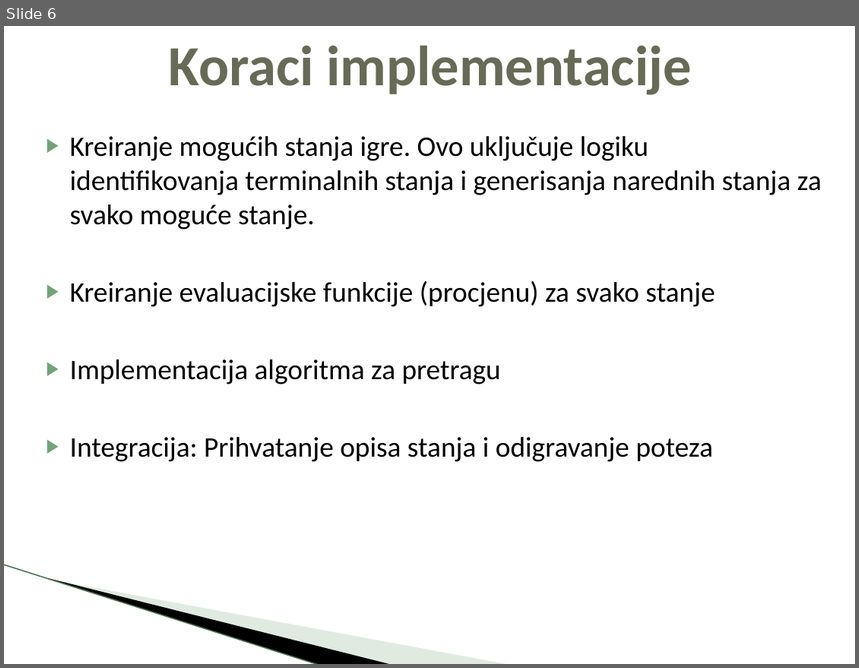
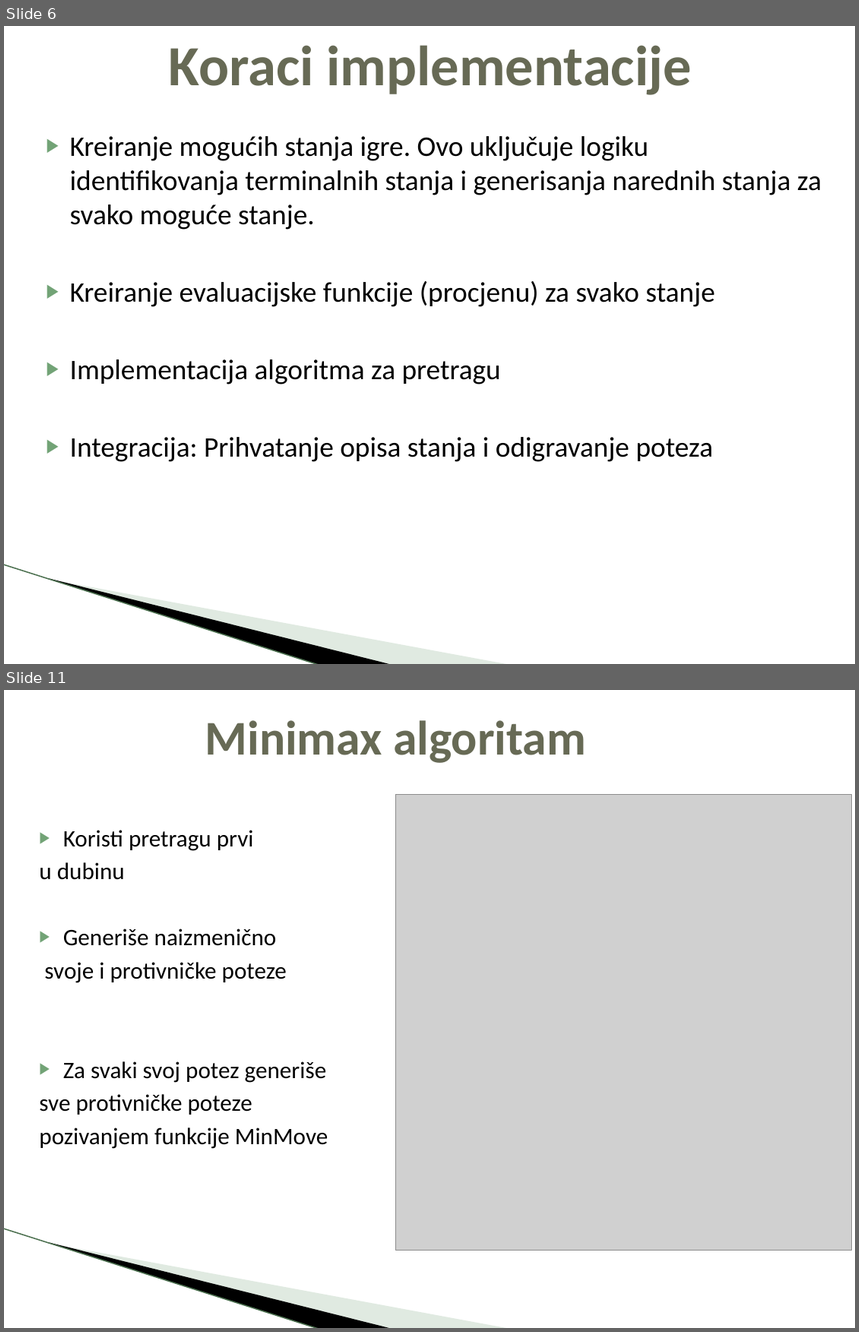
Before and after one commit to boimw/checkers, a slide deck: Projekat-Checkers.pptx. Shown one above the other, each under a label of ours: slide 6 before the commit, slides 6 and 11 after it; the slides between them are not shown. The pictures are 859x668 and 859x1332 pixels, drawn with LibreOffice and Linux fonts; fonts in the diff are those of the drawing; grey boxes stand for pictures; background and template pictures are left out. Boxes give left, top, right and bottom in pixels: in the first picture for what was removed or moved away, otherwise in the second. Text is boxed around its words. In the diff, an @@ line names an element or a change of style, - is before the commit and + after.

```diff
--- a/Projekat-Checkers.pptx
+++ b/Projekat-Checkers.pptx
@@ slide 11 added at bbox=[4, 690, 855, 1328], background #FFFFFF; not listed: 3 template elements that a slide beside it also shows @@
@@ title added at bbox=[205, 720, 586, 763], 41 pt, text #676A55, bold @@
+Minimax algoritam
@@ picture added at bbox=[396, 795, 853, 1250] @@
@@ text added at bbox=[39, 830, 328, 1149], 20 pt, text #000000 @@
+▶ Koristi pretragu prvi
+u dubinu
+▶ Generiše naizmenično
+svoje i protivničke poteze
+▶ Za svaki svoj potez generiše
+sve protivničke poteze
+pozivanjem funkcije MinMove
```
Also in this commit, not shown: 8 slides changed, 11 other slides added, 3 slides removed, 15 other files.
